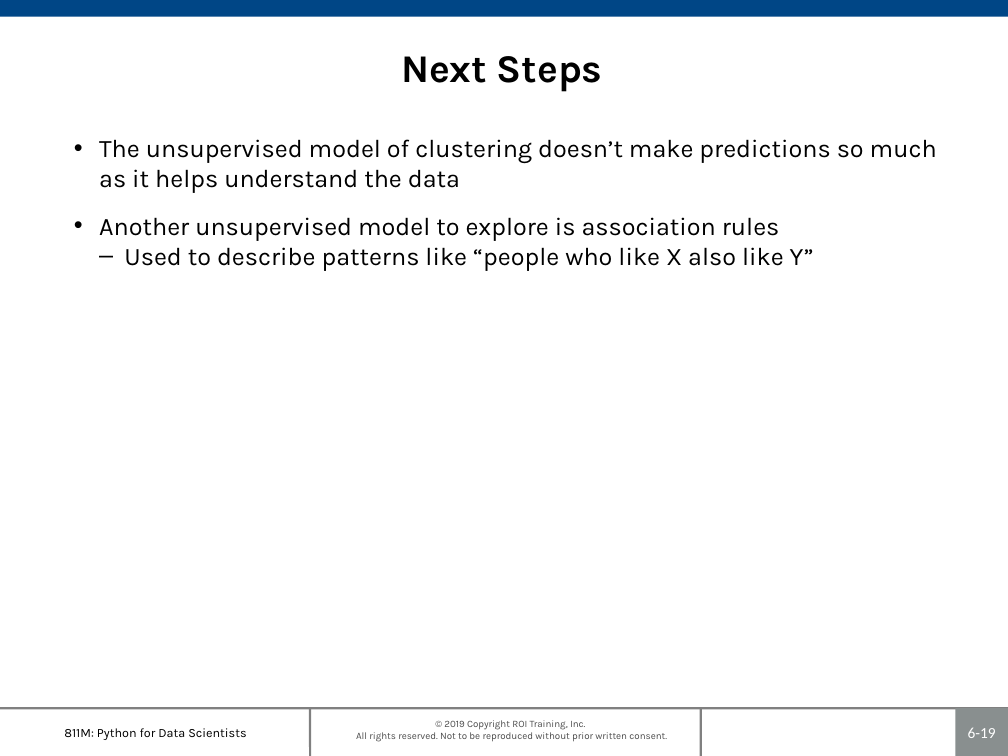
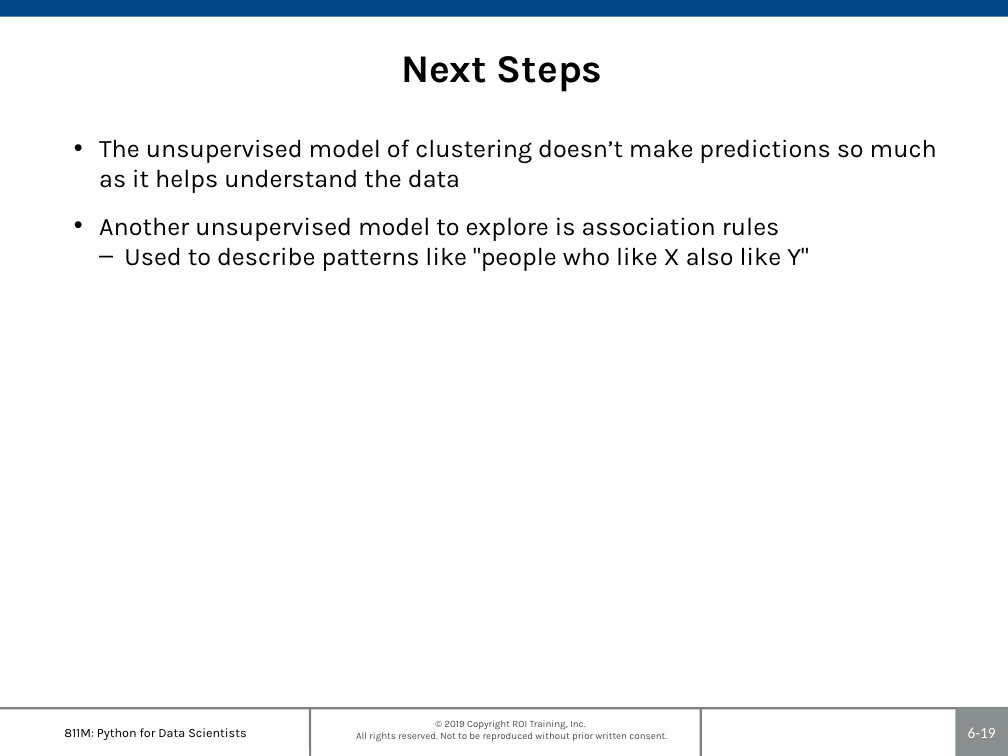
Before and after one commit to roitraining/PythonProgram, a slide deck: slide 19 of Day6-ClusterAnalysis/Ch06-ClusterAnalysis.pptx. Drawn at 1008x756 pixels with LibreOffice and Linux fonts; fonts in the diff are those of the drawing; background and template pictures are left out. Boxes give left, top, right and bottom in pixels: in the first picture for what was removed or moved away, otherwise in the second. Text is boxed around its words. In the diff, an @@ line names an element or a change of style, - is before the commit and + after.

```diff
--- a/Day6-ClusterAnalysis/Ch06-ClusterAnalysis.pptx
+++ b/Day6-ClusterAnalysis/Ch06-ClusterAnalysis.pptx
@@ text at (124,247,808,271): text changed @@
-  – Used to describe patterns like “people who like X also like Y”
+  – Used to describe patterns like "people who like X also like Y"
```
Also in this commit, not shown: 1 other file.
